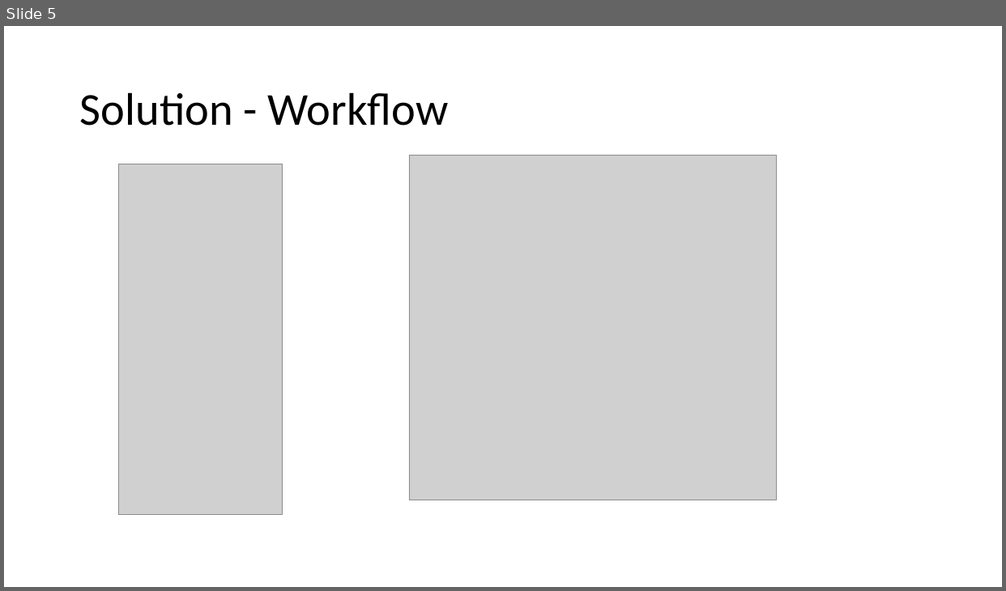
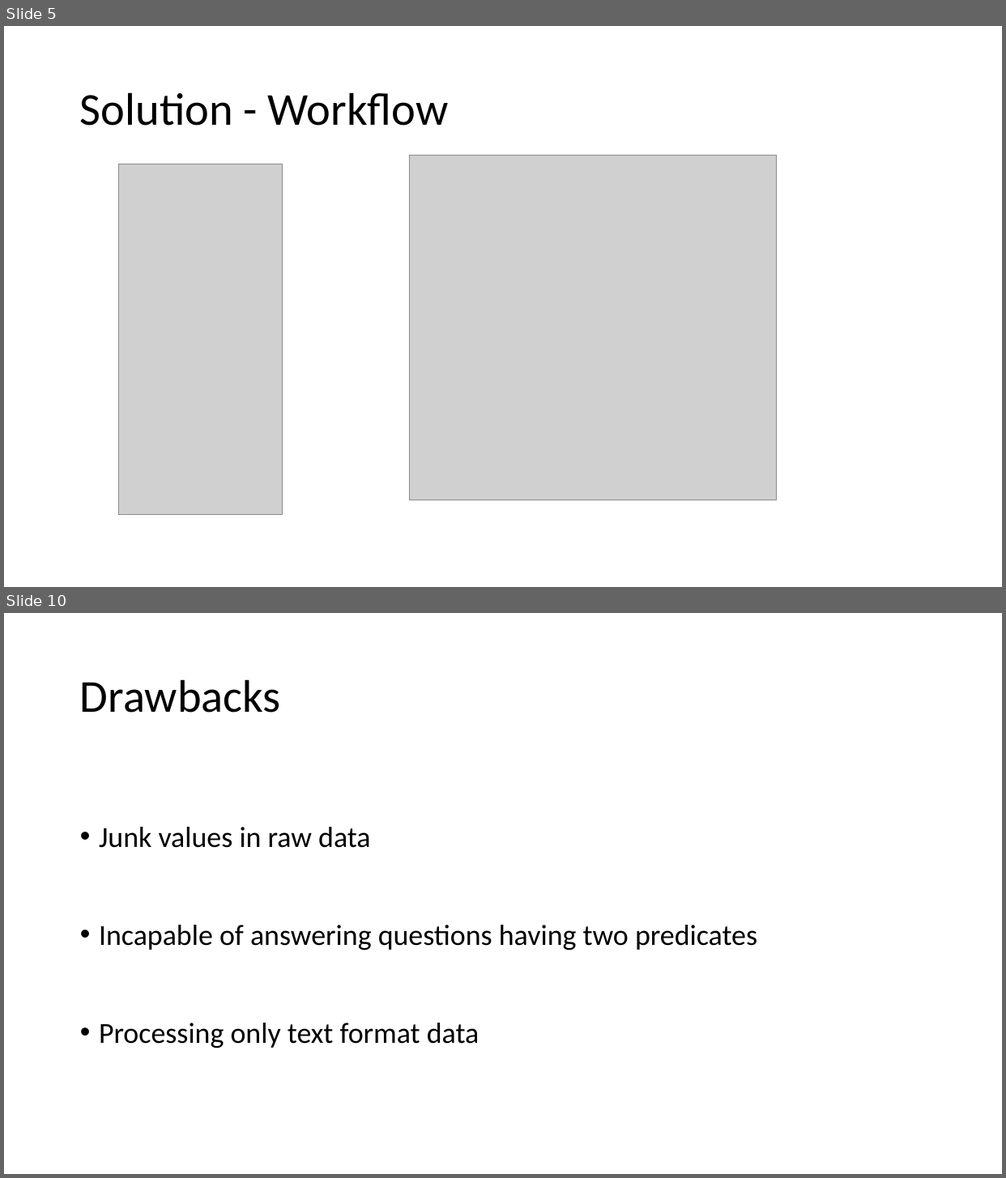
Before and after one commit to Nagumkc/KDM_Project, a slide deck: Project demo/KDM Project.pptx. Shown one above the other, each under a label of ours: slide 5 before the commit, slides 5 and 10 after it; the slides between them are not shown. The pictures are 1006x591 and 1006x1178 pixels, drawn with LibreOffice and Linux fonts; fonts in the diff are those of the drawing; grey boxes stand for pictures. Boxes give left, top, right and bottom in pixels: in the first picture for what was removed or moved away, otherwise in the second. Text is boxed around its words. In the diff, an @@ line names an element or a change of style, - is before the commit and + after.

```diff
--- a/Project demo/KDM Project.pptx
+++ b/Project demo/KDM Project.pptx
@@ slide 10 added at bbox=[4, 613, 1002, 1174], background #FFFFFF @@
@@ title added at bbox=[80, 679, 281, 713], 44 pt, text #000000 @@
+Drawbacks
@@ text added at bbox=[99, 827, 757, 1048], 28 pt, text #000000 @@
+• Junk values in raw data
+• Incapable of answering questions having two predicates
+• Processing only text format data
```
Also in this commit, not shown: 3 slides changed, 4 other slides added, 5 slides removed.
